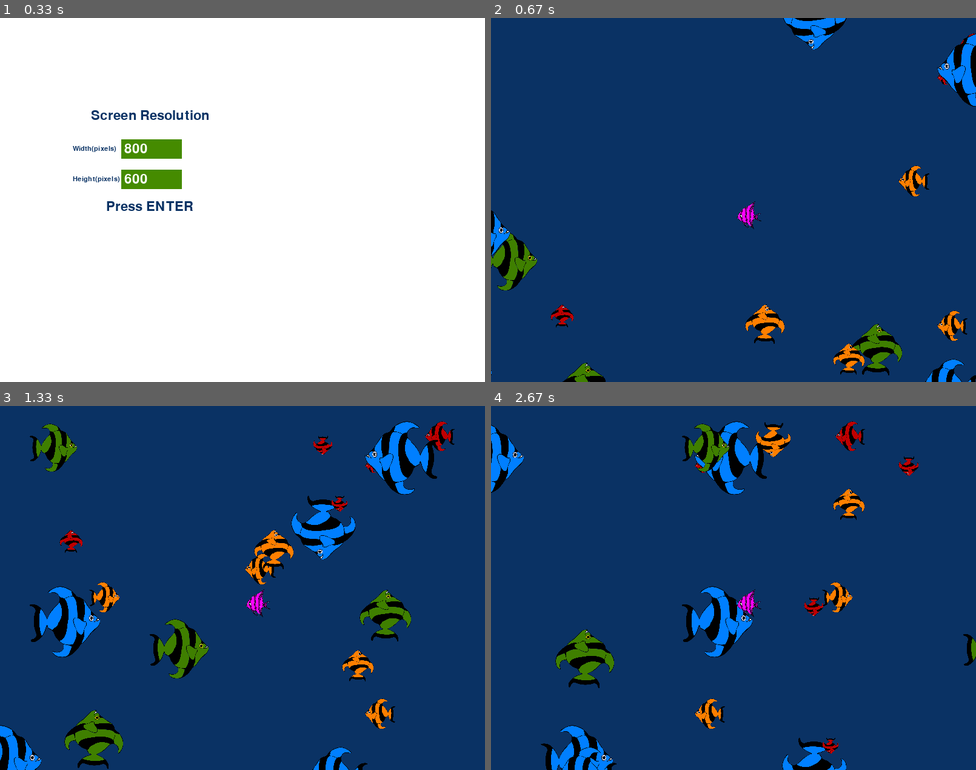
Above: before the commit, frames 1-4 (two rows, left to right).
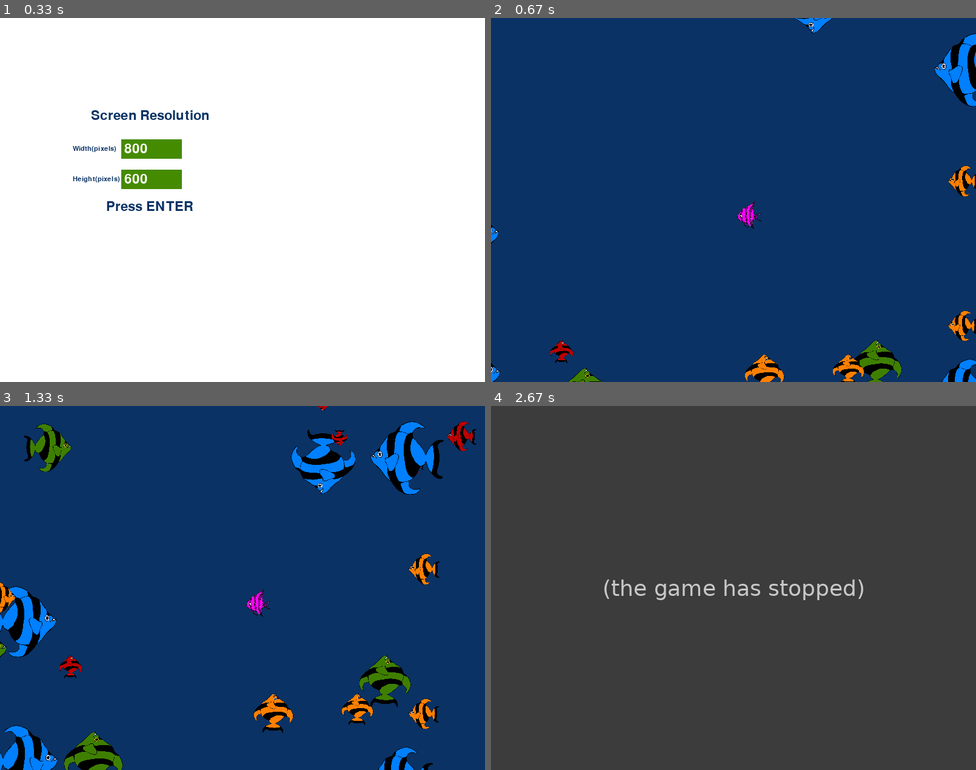
Above: after the commit, the same moments.

Repository: Matt-A-Bennett/python_games
Game: pygame game, started from fish/fish_pygame.py
Two runs of this game, one before a commit and one after it. Both use one fixed random seed, a clock stepped at 60 frames per second and the inputs below.
Inputs:
- Up to frame 1 (0.33 s): no input
- Up to frame 2 (0.67 s): tap Enter at 0.33 s
- Up to frame 3 (1.33 s): no input
- Up to frame 4 (2.67 s): no input

Frame 1 is identical in both runs. In frame 2, 6.0% of the frame differs, in the area x 0-100%, y 0-100%; in frame 3, 15%; in frame 4, 100%.
After the commit the program exited at 2.5 s; later frames show no game.

Commit message:
Add collision/eating/growing

Diff:
--- a/fish/fish_pygame.py
+++ b/fish/fish_pygame.py
@@ -15,33 +15,42 @@
         colors = ['red', 'orange', 'green', 'blue']
         self.image = pg.image.load(f"{path}fish_{colors[color_ind]}.png")
         self.fish = self.image
+        self.fish = pg.transform.scale(self.fish, (self.size, self.size))
+        self.mask = pg.mask.from_surface(self.fish)
+        self.scale = self.mask.count()
 
         side = np.random.randint(1,5)
         if side == 1:
-            self.fish = pg.transform.flip(self.image, True, False)
+            self.fish = pg.transform.flip(self.fish, True, False)
             self.rect = self.fish.get_rect()
             self.rect.y = np.random.randint(1,height)
             self.rect.x = -150
-            self.speed = [np.random.randint(1, 5), 0]
+            self.speed = [np.random.randint(1, 4), 0]
         if side == 2:
             self.rect = self.fish.get_rect()
             self.rect.y = np.random.randint(1,height)
             self.rect.x = width
-            self.speed = [-np.random.randint(1, 5), 0]
+            self.speed = [-np.random.randint(1, 4), 0]
         if side == 3:
-            self.fish = pg.transform.rotate(self.image, 270)
+            self.fish = pg.transform.rotate(self.fish, 270)
             self.rect = self.fish.get_rect()
             self.rect.x = np.random.randint(1,width)
             self.rect.y = height
-            self.speed = [0, -np.random.randint(1, 5)]
+            self.speed = [0, -np.random.randint(1, 4)]
         if side == 4:
-            self.fish = pg.transform.rotate(self.image, 90)
+            self.fish = pg.transform.rotate(self.fish, 90)
             self.rect = self.fish.get_rect()
             self.rect.x = np.random.randint(1,width)
             self.rect.y = -150
-            self.speed = [0, np.random.randint(1, 5)]
-
-        self.fish = pg.transform.scale(self.fish, (self.size, self.size))
+            self.speed = [0, np.random.randint(1, 4)]
+
+    def eaten(self, player_mask, player_rect):
+        if player_mask.overlap(self.mask,
+                                   (self.rect[0] - player_rect[0],
+                                    self.rect[1] - player_rect[1])):
+            return player.scale > self.scale
+        else:
+            return None
 
     def update(self):
         self.rect = self.rect.move(self.speed)
@@ -51,15 +60,23 @@
         self.size = 50
         self.image = pg.image.load(f"{path}fish_player.png")
         self.fish = pg.transform.scale(self.image, (self.size, self.size))
+        self.mask = pg.mask.from_surface(self.fish)
+        self.scale = self.mask.count()
+        self.fed = 0
         self.speed = [0, 0]
         self.max_speed = 8
-        self.acceleration = 0.1
+        self.acceleration = 0.04
         self.facing = 'left'
         self.rect = self.fish.get_rect()
         self.rect.x = 400
         self.rect.y = 300
 
     def update(self):
+        if self.fed:
+            self.fish = pg.transform.scale(self.image, (self.size, self.size))
+            self.facing = 'left'
+            self.fed = 0
+
         if self.speed[0] > 0 and self.facing == 'left' or self.speed[0] < 0 and self.facing == 'right':
             x = self.rect.x
             y = self.rect.y
@@ -214,7 +231,7 @@
 pg.mixer.init() # Initialize music mixer
 pg.mixer.music.load("guiles-theme.wav") # Load background music
 pg.mixer.music.play(-1,0,0) # Starts playing music. (loops, maxtime, fade_ms)
-                                # If loops input is -1, it keeps looping forever.
+                            # If loops input is -1, it keeps looping forever.
 
 player = FishPlayer(path)
 
@@ -233,12 +250,24 @@
 
     screen.fill(background_color)
 
+    player_mask = pg.mask.from_surface(player.fish)
     # update all the AI fish
     for fish_idx in range(n_fish):
         tmp_fish = school_of_fish[fish_idx]
         tmp_fish.update()
+
         if (tmp_fish.rect[0] < -150) or (tmp_fish.rect[0] > width) or (tmp_fish.rect[1] < -150) or (tmp_fish.rect[1] > height):
             school_of_fish[fish_idx] = Fish_AI(path, width, height)
+
+        # check if the fish_ai was eaten or ate the player (None means no contact)
+        eaten = tmp_fish.eaten(player_mask, player.rect)
+        if eaten == True:
+            school_of_fish[fish_idx] = Fish_AI(path, width, height)
+            player.fed = 1
+            player.size += 2
+        elif eaten == False:
+            pg.quit()
+            sys.exit()
 
         screen.blit(tmp_fish.fish, tmp_fish.rect)
 
@@ -263,4 +292,4 @@
     screen.blit(player.fish, player.rect)
 
     pg.display.flip()
-    time.sleep(0.01)
+    # time.sleep(0.01)
Not shown, changed: fish/todo_list.md
